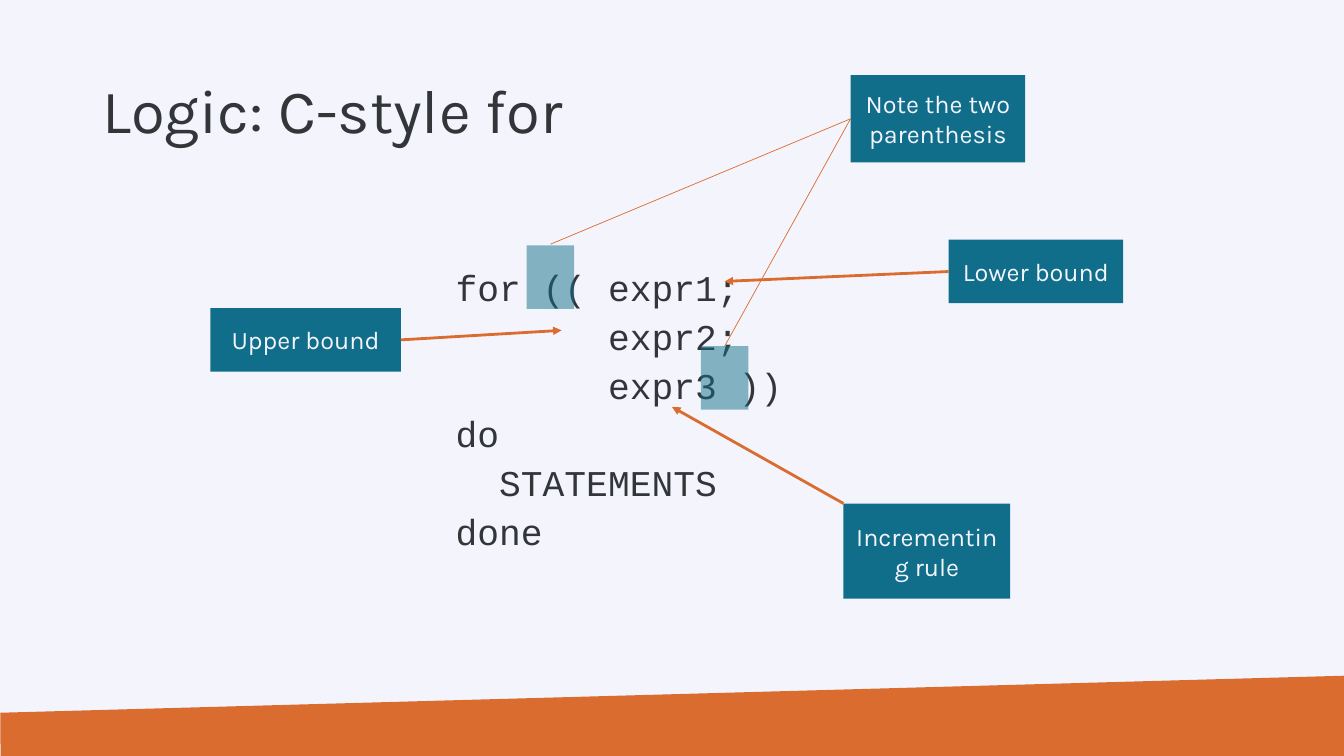
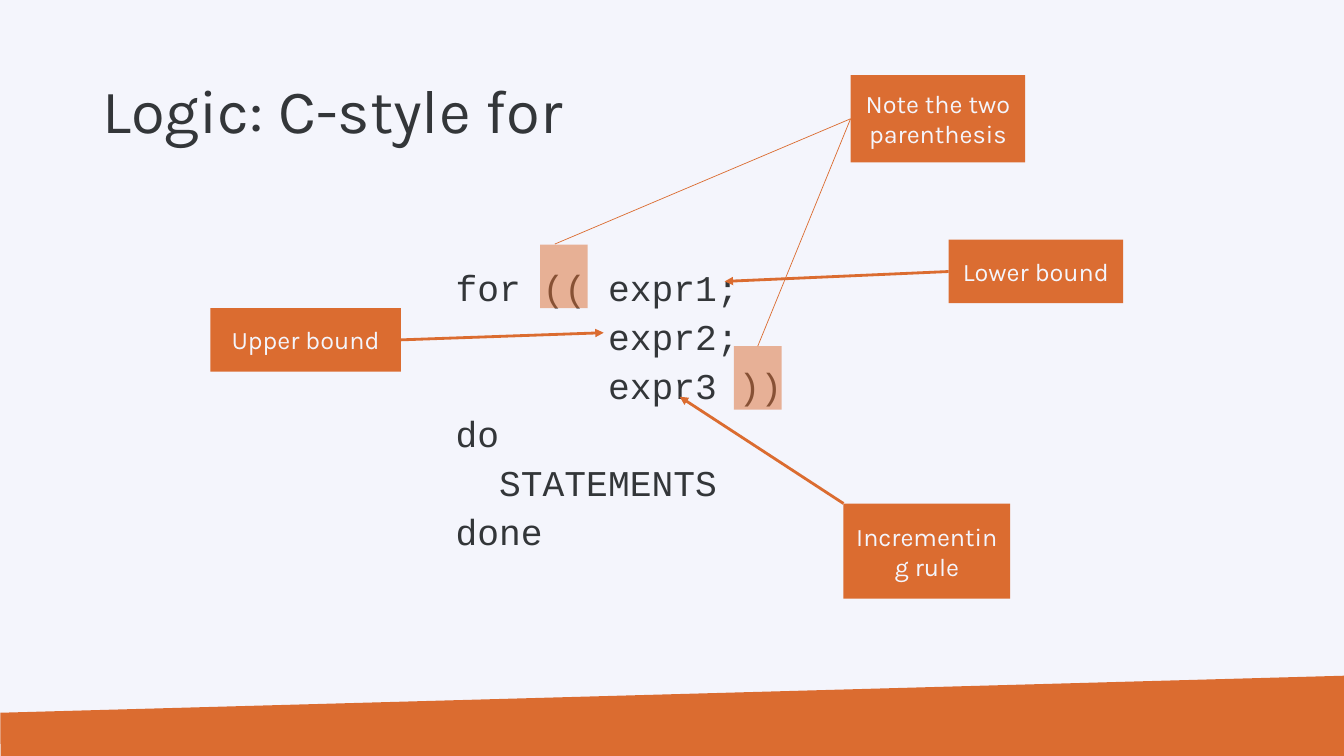
Before and after one commit to hpcleuven/Linux-scripting, a slide deck: slide 121 of Linux-scripting.pptx (slide 123 before the commit). Drawn at 1344x756 pixels with LibreOffice and Linux fonts; fonts in the diff are those of the drawing; background and template pictures are left out. Boxes give left, top, right and bottom in pixels: in the first picture for what was removed or moved away, otherwise in the second. Text is boxed around its words. In the diff, an @@ line names an element or a change of style, - is before the commit and + after.

```diff
--- a/Linux-scripting.pptx
+++ b/Linux-scripting.pptx
@@ rectangle "Note the two parenthesis" at <box>851,76,1025,163</box>: fill #116E8A to #DB6D32 @@
@@ line moved from (551, 244) - (851, 119) to (555, 244) - (851, 119) @@
@@ line moved from (725, 347) - (851, 119) to (758, 347) - (851, 119) @@
@@ rectangle: place and size @@
-rectangle at <box>527,245,575,309</box>
+rectangle at <box>540,245,588,309</box>
@@ rectangle at <box>540,245,588,309</box>: fill #116E8A at 50% opacity to #DB6C30 at 50% opacity @@
@@ rectangle "Lower bound" at <box>949,240,1123,303</box>: fill #116E8A to #DB6D32 @@
@@ rectangle "Upper bound" at <box>211,309,401,372</box>: fill #116E8A to #DB6C30 @@
@@ arrow moved from (401, 340) - (562, 331) to (401, 340) - (604, 333) @@
@@ rectangle: place and size @@
-rectangle at <box>701,347,748,410</box>
+rectangle at <box>734,347,781,410</box>
@@ rectangle at <box>734,347,781,410</box>: fill #116E8A at 50% opacity to #DB6D32 at 50% opacity @@
@@ arrow moved from (844, 504) - (673, 407) to (844, 504) - (680, 397) @@
@@ rectangle "Incrementing rule" at <box>844,504,1010,599</box>: fill #116E8A to #DB6C30 @@
```
Also in this commit, not shown: 4 other slides changed, 2 slides removed, 1 other file.
